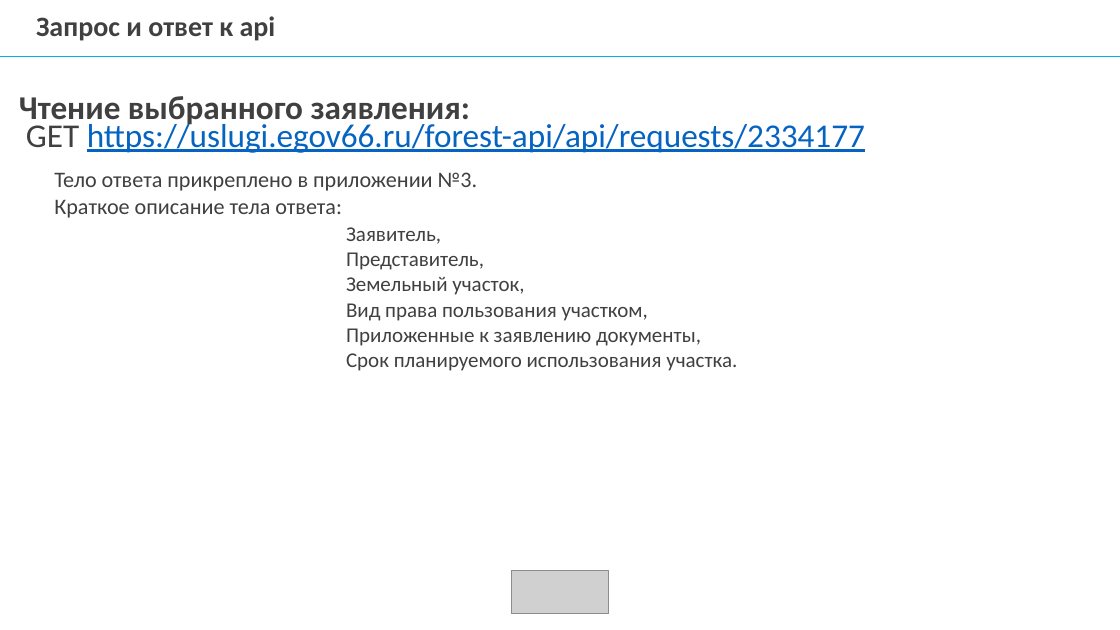
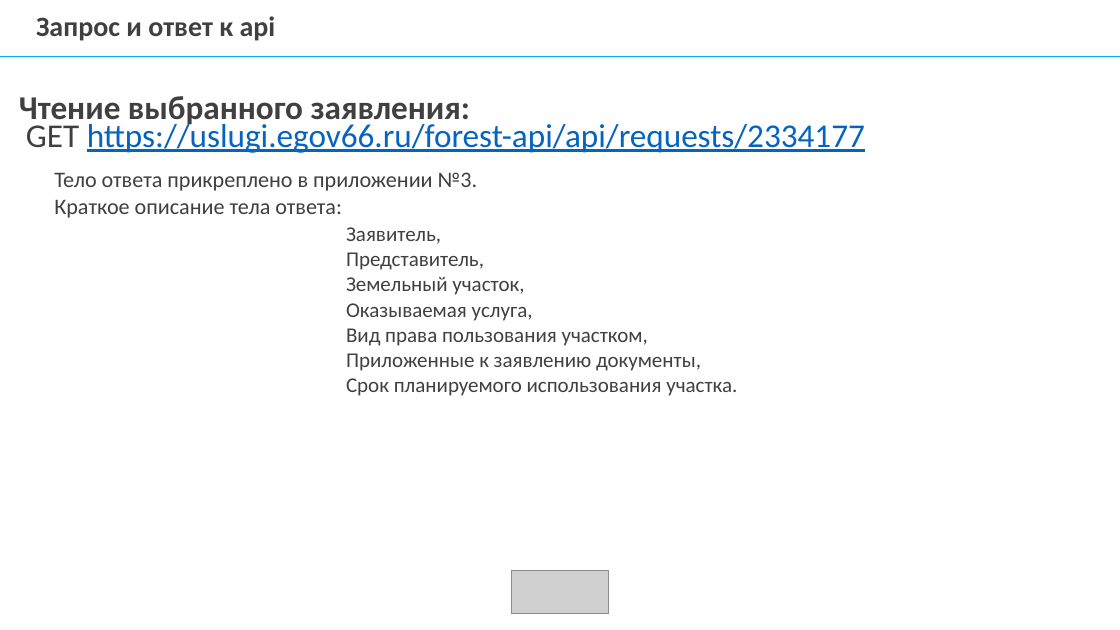
Before and after one commit to mcdodik20008/docs, a slide deck: slide 12 of Презентация диплома.pptx. Drawn at 1120x630 pixels with LibreOffice and Linux fonts; fonts in the diff are those of the drawing; grey boxes stand for pictures; background and template pictures are left out. Boxes give left, top, right and bottom in pixels: in the first picture for what was removed or moved away, otherwise in the second. Text is boxed around its words. In the diff, an @@ line names an element or a change of style, - is before the commit and + after.

```diff
--- a/Презентация диплома.pptx
+++ b/Презентация диплома.pptx
@@ text at (x1=346, y1=227, x2=737, y2=396): text colour #646464 to #404040 in "Заявитель,", "Представитель,", "Земельный участок,", "Вид права пользования участком," and 2 more places @@
@@ text at (x1=346, y1=303, x2=533, y2=321): paragraph added @@
+Оказываемая услуга,
```
Also in this commit, not shown: 17 other slides changed, 1 other file.
